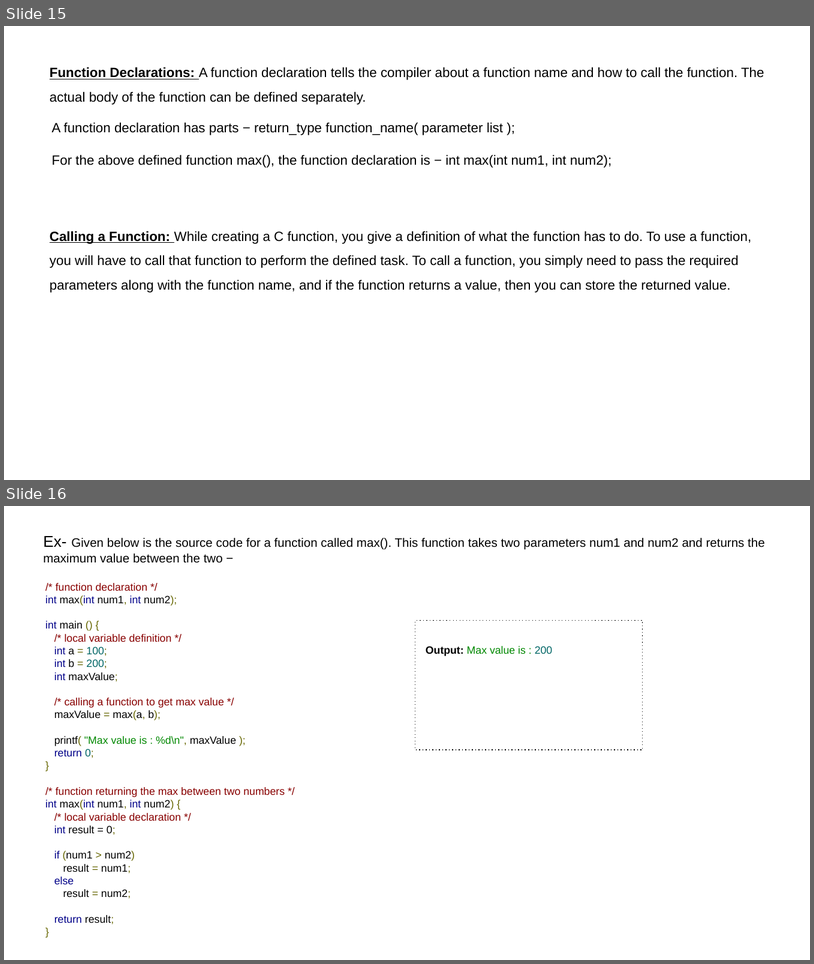
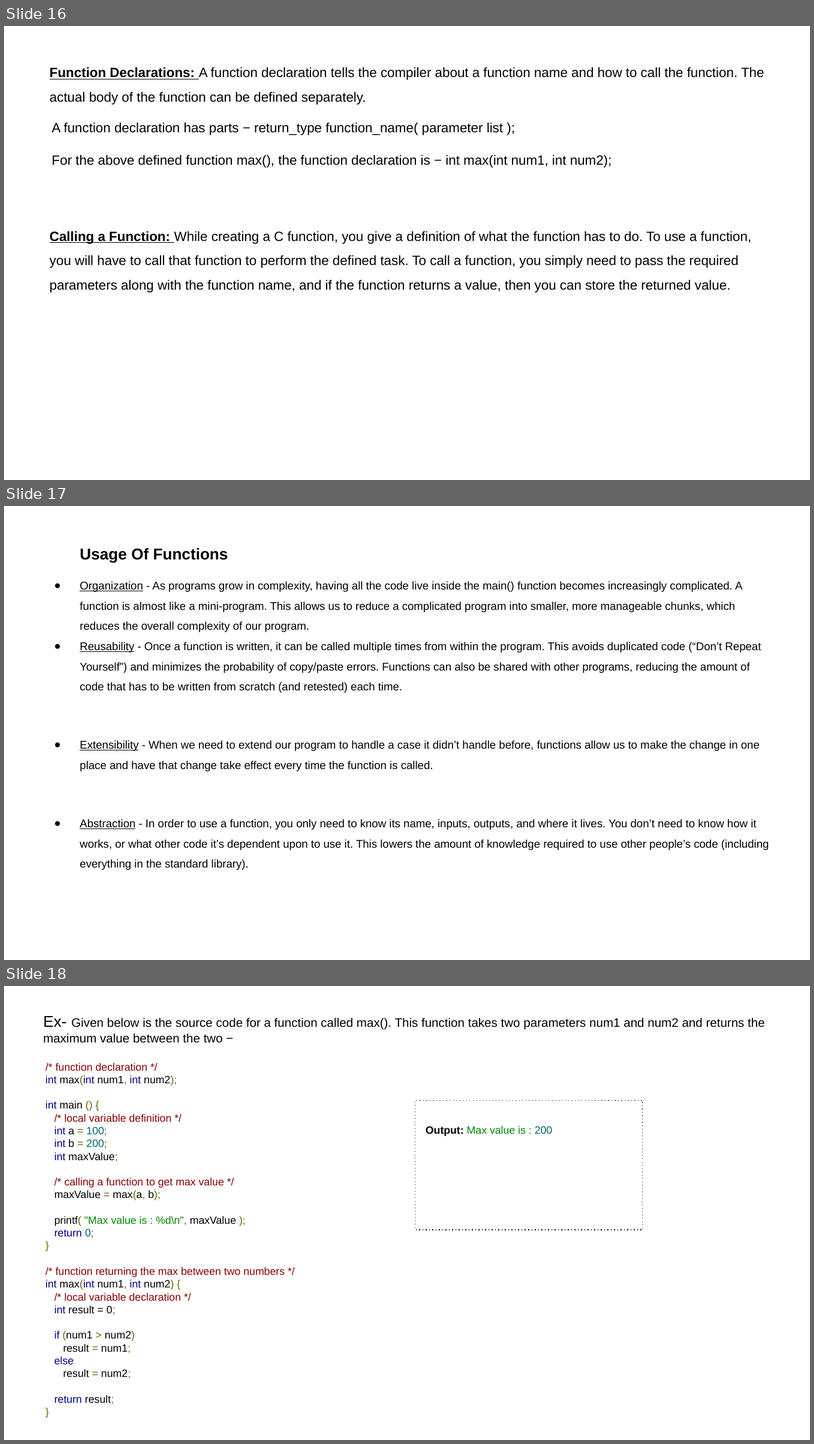
Before and after one commit to ramitgarg/Learnings-for-students, a slide deck: C Laguage/C training-part2.pptx. Shown one above the other, each under a label of ours: slides 15 and 16 before the commit, slides 16, 17 and 18 after it. The pictures are 814x964 and 814x1444 pixels, drawn with LibreOffice and Linux fonts; fonts in the diff are those of the drawing. Boxes give left, top, right and bottom in pixels: in the first picture for what was removed or moved away, otherwise in the second. Text is boxed around its words. In the diff, an @@ line names an element or a change of style, - is before the commit and + after.

```diff
--- a/C Laguage/C training-part2.pptx
+++ b/C Laguage/C training-part2.pptx
@@ slide 17 added at [4, 506, 810, 960], background #FFFFFF @@
@@ text added at [80, 548, 770, 870], 10 pt, text #000000 @@
+Usage Of Functions
+● Organization - As programs grow in complexity, having all the code live inside the main() function becomes increasingly complicated. A function is almost like a mini-program. This allows us to reduce a complicated program into smaller, more manageable chunks, which reduces the overall complexity of our program.
+● Reusability - Once a function is written, it can be called multiple times from within the program. This avoids duplicated code (“Don’t Repeat Yourself”) and minimizes the probability of copy/paste errors. Functions can also be shared with other programs, reducing the amount of code that has to be written from scratch (and retested) each time.
+● Extensibility - When we need to extend our program to handle a case it didn’t handle before, functions allow us to make the change in one place and have that change take effect every time the function is called.
+● Abstraction - In order to use a function, you only need to know its name, inputs, outputs, and where it lives. You don’t need to know how it works, or what other code it’s dependent upon to use it. This lowers the amount of knowledge required to use other people’s code (including everything in the standard library).
@@ what was slide 15 is now slide 16 @@
@@ what was slide 16 is now slide 18 @@
```
Also in this commit, not shown: 3 slides changed, 3 other slides added.
